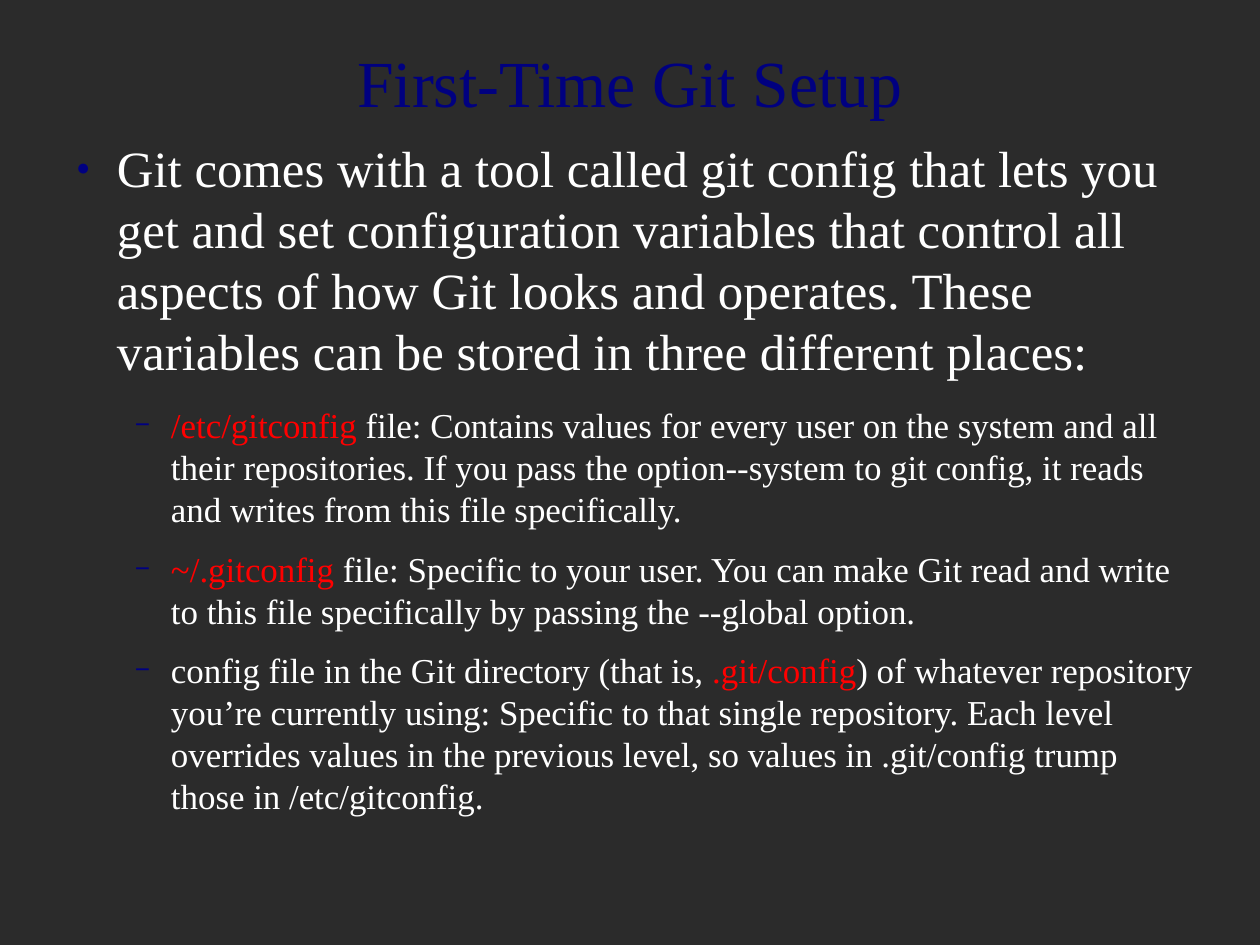
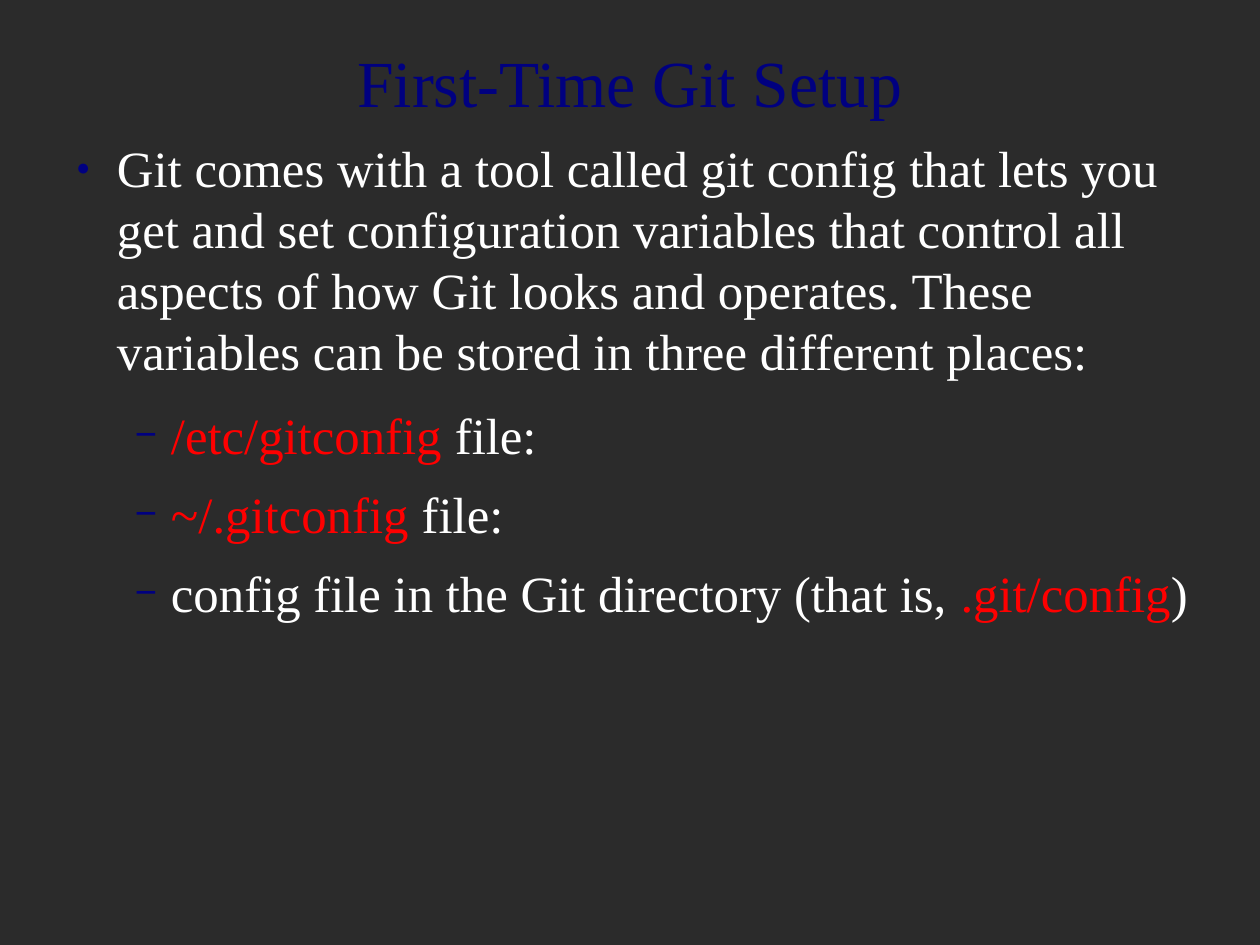
Before and after one commit to MariamP/myRepo, a slide deck: slide 3 of git_intro.odp. Drawn at 1260x945 pixels with LibreOffice and Linux fonts; fonts in the diff are those of the drawing; background and template pictures are left out; a plain dark background stands for a picture behind light text. Boxes give left, top, right and bottom in pixels: in the first picture for what was removed or moved away, otherwise in the second. Text is boxed around its words. In the diff, an @@ line names an element or a change of style, - is before the commit and + after.

```diff
--- a/git_intro.odp
+++ b/git_intro.odp
@@ text at box(171, 418, 1188, 622): text changed; size 22 to 32 pt @@
-  − /etc/gitconfig file: Contains values for every user on the system and all their repositories. If you pass the option--system to git config, it reads and writes from this file specifically.
-  − ~/.gitconfig file: Specific to your user. You can make Git read and write to this file specifically by passing the --global option.
-  − config file in the Git directory (that is, .git/config) of whatever repository you’re currently using: Specific to that single repository. Each level overrides values in the previous level, so values in .git/config trump those in /etc/gitconfig.
+  − /etc/gitconfig file:
+  − ~/.gitconfig file:
+  − config file in the Git directory (that is, .git/config)
```
Also in this commit, not shown: 1 other slide changed, 8 slides removed.
